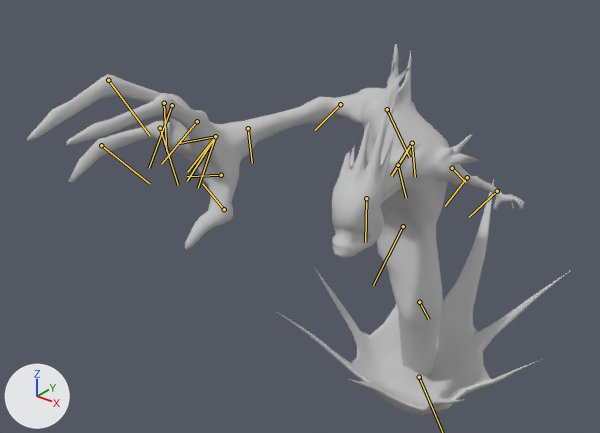
The FBX model Assets/Resources/meshes/towers/damage_tower.FBX, before and after one commit.
The view is the same before and after, from a 50 mm camera at (0.436, -0.783, 0.684) aimed at (-0.099, -0.114, 0.27). The axes (+X, +Y, +Z) are drawn at lower left. The lights are the same throughout. Both versions are drawn at frame 322 of the action 'Take 001'; the numbers are the values there. The bones that bend it are drawn over the model as lines.

Names of what the first picture shows: 'bowl', 'damage_tower'.
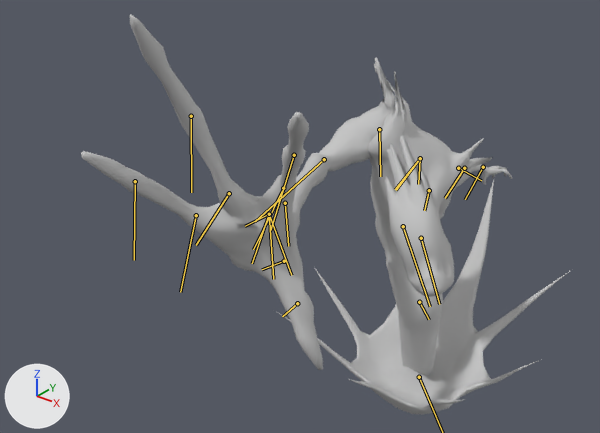
The change, as JSON lines over the scene's bpy script:
```json
{"block": "bone_bone003", "where": "bone_bone003 = bpy.data.objects['root'].pose.bones['Bone003']  # child of 'Bone002'"}
{"op": "set", "path": "bone_bone003.rotation_quaternion", "old": "(0.994, -0.078, 0.0, 0.0)", "new": "(0.972, 0.203, -0.029, 0.113)", "note": "degrees (-9, 0, 0) -> degrees (23, -6, 12)"}
{"block": "bone_bone005", "where": "bone_bone005 = bpy.data.objects['root'].pose.bones['Bone005']  # child of 'Bone004'"}
{"op": "set", "path": "bone_bone005.rotation_quaternion", "old": "(0.836, -0.144, -0.328, -0.162)", "new": "(0.688, -0.054, -0.701, -0.178)", "note": "degrees (-13, -44, -17) -> degrees (-93, -100, 74)"}
{"block": "bone_bone006", "where": "bone_bone006 = bpy.data.objects['root'].pose.bones['Bone006']  # child of 'Bone005'"}
{"op": "set", "path": "bone_bone006.rotation_quaternion", "old": "(0.951, -0.02, 0.062, 0.3)", "new": "(0.87, -0.044, 0.238, 0.429)", "note": "degrees (0, 8, 35) -> degrees (8, 27, 55)"}
{"block": "bone_bone016", "where": "bone_bone016 = bpy.data.objects['root'].pose.bones['Bone016']  # child of 'Bone006'"}
{"op": "set", "path": "bone_bone016.rotation_quaternion", "old": "(0.936, -0.129, 0.06, -0.198)", "new": "(0.94, -0.205, 0.122, -0.244)", "note": "degrees (-17, 4, -24) -> degrees (-27, 7, -31)"}
{"block": "bone_bone031", "where": "bone_bone031 = bpy.data.objects['root'].pose.bones['Bone031']  # child of 'Bone017'"}
{"op": "set", "path": "bone_bone031.rotation_quaternion", "old": "(0.997, 0.0, 0.0, 0.08)", "new": "(0.998, 0.0, 0.0, 0.055)", "note": "degrees (0, 0, 9) -> degrees (0, 0, 6)"}
{"block": "bone_bone018", "where": "bone_bone018 = bpy.data.objects['root'].pose.bones['Bone018']  # child of 'Bone031'"}
{"op": "set", "path": "bone_bone018.rotation_quaternion", "old": "(0.969, 0.0, 0.0, -0.193)", "new": "(0.755, 0.0, 0.0, -0.631)", "note": "degrees (0, 0, -23) -> degrees (0, 0, -80)"}
{"block": "bone_bone021", "where": "bone_bone021 = bpy.data.objects['root'].pose.bones['Bone021']  # child of 'Bone020'"}
{"op": "set", "path": "bone_bone021.rotation_quaternion", "old": "(0.978, 0.0, 0.0, 0.198)", "new": "(0.982, 0.0, 0.0, 0.185)", "note": "degrees (0, 0, 23) -> degrees (0, 0, 21)"}
{"block": "bone_bone022", "where": "bone_bone022 = bpy.data.objects['root'].pose.bones['Bone022']  # child of 'Bone021'"}
{"op": "set", "path": "bone_bone022.rotation_quaternion", "old": "(0.946, 0.0, 0.0, -0.319)", "new": "(0.83, 0.0, 0.0, -0.547)", "note": "degrees (0, 0, -37) -> degrees (0, 0, -67)"}
{"block": "bone_bone024", "where": "bone_bone024 = bpy.data.objects['root'].pose.bones['Bone024']  # child of 'Bone016'"}
{"op": "set", "path": "bone_bone024.rotation_quaternion", "old": "(1.0, 0.0, 0.0, 0.0)", "new": "(0.991, 0.0, 0.0, 0.131)", "note": "degrees (0, 0, 0) -> degrees (0, 0, 15)"}
{"block": "bone_bone025", "where": "bone_bone025 = bpy.data.objects['root'].pose.bones['Bone025']  # child of 'Bone024'"}
{"op": "set", "path": "bone_bone025.rotation_quaternion", "old": "(0.988, 0.0, 0.0, -0.059)", "new": "(0.853, 0.0, 0.0, -0.493)", "note": "degrees (0, 0, -7) -> degrees (0, 0, -60)"}
{"block": "bone_bone026", "where": "bone_bone026 = bpy.data.objects['root'].pose.bones['Bone026']  # child of 'Bone025'"}
{"op": "set", "path": "bone_bone026.rotation_quaternion", "old": "(0.959, 0.0, 0.0, -0.278)", "new": "(0.853, 0.001, 0.001, -0.51)", "note": "degrees (0, 0, -32) -> degrees (0, 0, -62)"}
{"block": "bone_bone029", "where": "bone_bone029 = bpy.data.objects['root'].pose.bones['Bone029']  # child of 'Bone028'"}
{"op": "set", "path": "bone_bone029.rotation_quaternion", "old": "(0.978, 0.0, 0.0, -0.175)", "new": "(0.831, 0.0, 0.0, -0.535)", "note": "degrees (0, 0, -20) -> degrees (0, 0, -66)"}
{"block": "bone_bone030", "where": "bone_bone030 = bpy.data.objects['root'].pose.bones['Bone030']  # child of 'Bone029'"}
{"op": "set", "path": "bone_bone030.rotation_quaternion", "old": "(0.877, 0.0, 0.0, -0.479)", "new": "(0.723, 0.0, 0.0, -0.683)", "note": "degrees (0, 0, -57) -> degrees (0, 0, -87)"}
{"block": "bone_bone015", "where": "bone_bone015 = bpy.data.objects['root'].pose.bones['Bone015']  # child of 'Bone014'"}
{"op": "set", "path": "bone_bone015.rotation_quaternion", "old": "(0.994, -0.007, -0.128, -0.039)", "new": "(0.922, 0.157, -0.091, -0.374)", "note": "degrees (0, -15, -4) -> degrees (20, -3, -45)"}
{"op": "set", "path": "bone_bone015.scale", "old": "(0.97, 1.01, 1.07)", "new": "(0.83, 1.32, 1.08)"}
```

What differs and where, as boxes (x1, y1, x2, y2) in the pictures (600 x 433 px):
```json
{"object": "damage_tower", "change": "posed", "before": [26, 44, 525, 375], "after": [81, 14, 512, 375], "on screen": "14% narrower, 9% taller"}
{"bone": "Bone003", "before": "(403, 226) to (373, 285)", "after": "(403, 226) to (430, 306)"}
{"bone": "Bone005", "before": "(387, 109) to (409, 157)", "after": "(379, 129) to (380, 176)"}
{"bone": "Bone006", "before": "(340, 104) to (315, 130)", "after": "(324, 159) to (255, 221)"}
{"bone": "Bone016", "before": "(248, 128) to (252, 163)", "after": "(285, 203) to (288, 246)"}
{"bone": "Bone031", "before": "(221, 175) to (187, 176)", "after": "(284, 261) to (262, 269)"}
{"bone": "Bone018", "before": "(224, 209) to (202, 183)", "after": "(297, 303) to (282, 316)"}
{"bone": "Bone021", "before": "(197, 121) to (161, 164)", "after": "(283, 188) to (253, 249)"}
{"bone": "Bone022", "before": "(164, 103) to (166, 151)", "after": "(294, 155) to (270, 230)"}
{"bone": "Bone024", "before": "(215, 136) to (187, 181)", "after": "(269, 214) to (273, 279)"}
{"bone": "Bone025", "before": "(172, 105) to (149, 168)", "after": "(229, 193) to (196, 245)"}
{"bone": "Bone026", "before": "(108, 80) to (150, 136)", "after": "(191, 116) to (191, 192)"}
{"bone": "Bone029", "before": "(160, 128) to (178, 185)", "after": "(196, 215) to (180, 292)"}
{"bone": "Bone030", "before": "(101, 145) to (149, 183)", "after": "(135, 181) to (134, 260)"}
{"bone": "Bone015", "before": "(366, 198) to (365, 242)", "after": "(421, 238) to (439, 304)"}
```
